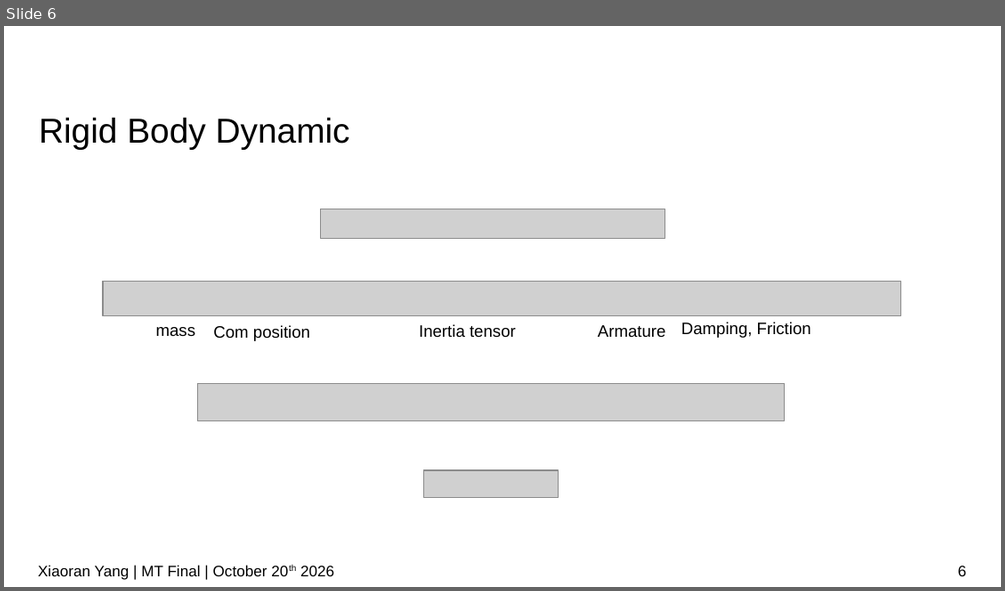
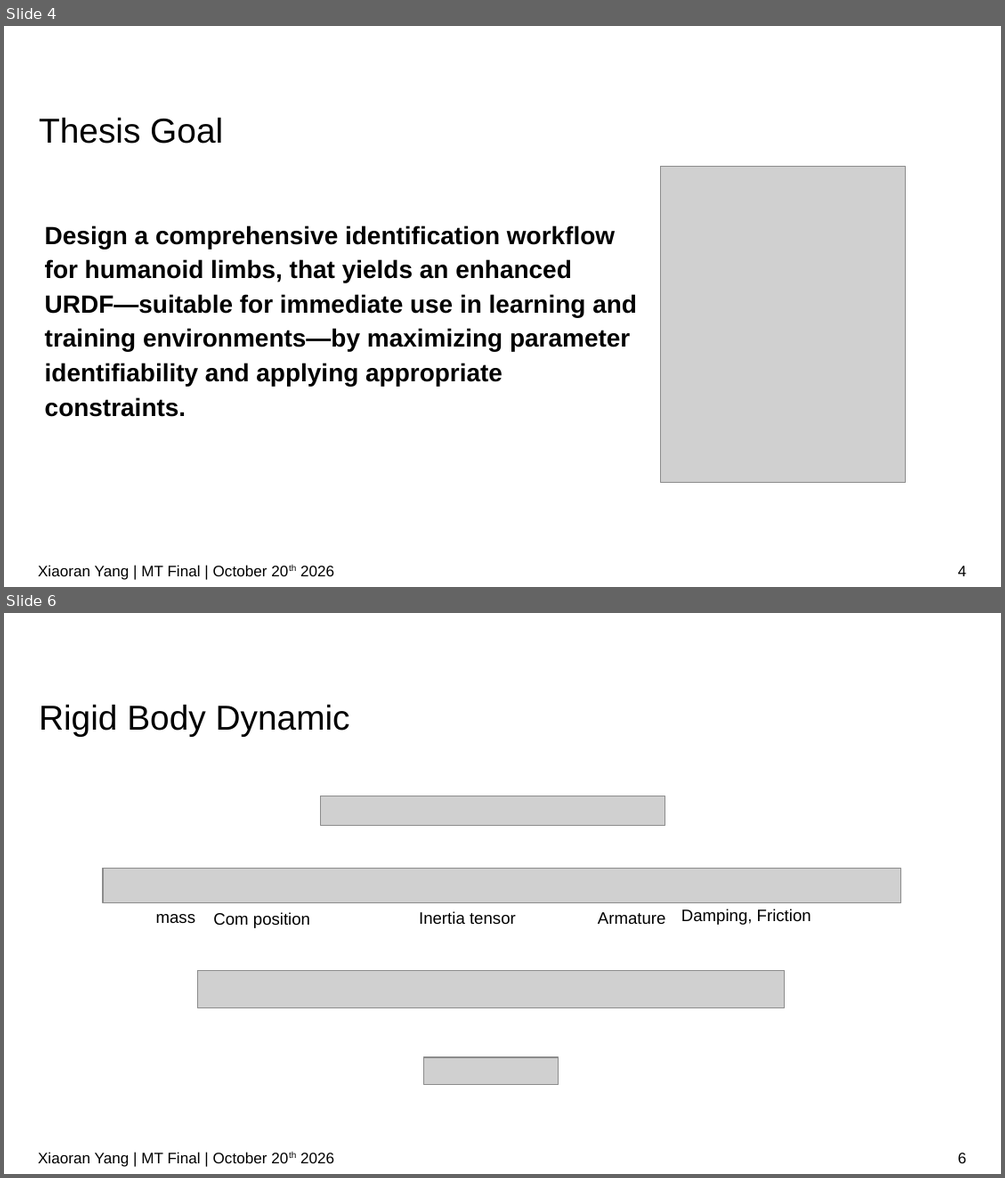
Before and after one commit to IDoccupled/identification, a slide deck: presentation/presentation.odp. Shown one above the other, each under a label of ours: slide 6 before the commit, slides 4 and 6 after it; the slides between them are not shown. The pictures are 1005x591 and 1005x1178 pixels, drawn with LibreOffice and Linux fonts; fonts in the diff are those of the drawing; grey boxes stand for pictures; background and template pictures are left out. Boxes give left, top, right and bottom in pixels: in the first picture for what was removed or moved away, otherwise in the second. Text is boxed around its words. In the diff, an @@ line names an element or a change of style, - is before the commit and + after.

```diff
--- a/presentation/presentation.odp
+++ b/presentation/presentation.odp
@@ slide 4 added at bbox=[4, 26, 1001, 587], background #FFFFFF @@
@@ title added at bbox=[39, 117, 223, 143], 25 pt, text #000000 @@
+Thesis Goal
@@ picture added at bbox=[661, 167, 905, 483] @@
@@ text added at bbox=[45, 225, 637, 417], 18 pt, text #000000, bold @@
+Design a comprehensive identification workflow for humanoid limbs, that yields an enhanced URDF—suitable for immediate use in learning and training environments—by maximizing parameter identifiability and applying appropriate constraints.
@@ text added at bbox=[38, 564, 334, 580], 11 pt, text #000000 @@
+Xiaoran Yang | MT Final | October 20th 2026
@@ page number added at bbox=[958, 565, 967, 576], 11 pt, text #000000 @@
+4
```
Also in this commit, not shown: 14 slides changed, 1 other slide added, 1 slide removed.
